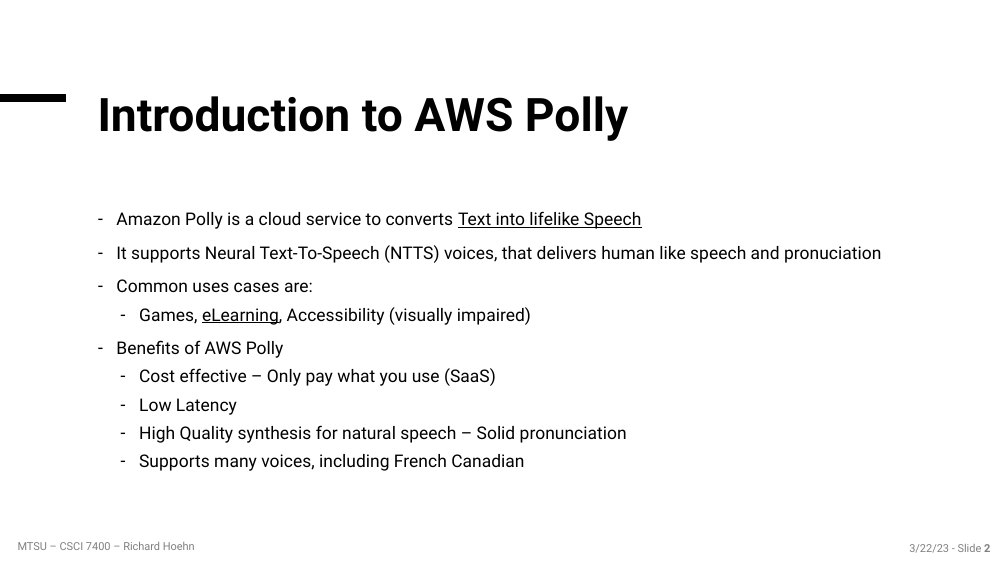
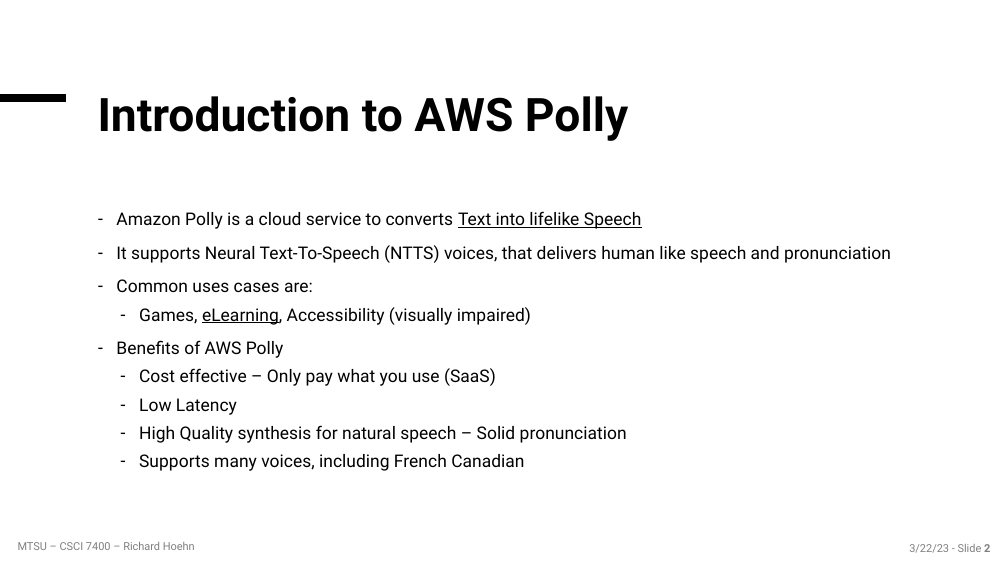
Before and after one commit to richardhoehn/mtsu.csci.7400.assignment02, a slide deck: slide 2 of presentation/HoehnAssignment2_Polly.pptx. Drawn at 1008x567 pixels with LibreOffice and Linux fonts; fonts in the diff are those of the drawing; background and template pictures are left out. Boxes give left, top, right and bottom in pixels: in the first picture for what was removed or moved away, otherwise in the second. Text is boxed around its words. In the diff, an @@ line names an element or a change of style, - is before the commit and + after.

```diff
--- a/presentation/HoehnAssignment2_Polly.pptx
+++ b/presentation/HoehnAssignment2_Polly.pptx
@@ text at [116,245,891,263]: text changed @@
-– It supports Neural Text-To-Speech (NTTS) voices, that delivers human like speech and pronuciation
+– It supports Neural Text-To-Speech (NTTS) voices, that delivers human like speech and pronunciation
```
Also in this commit, not shown: 3 other slides changed, 3 slides added, 1 slide removed, 8 other files.
